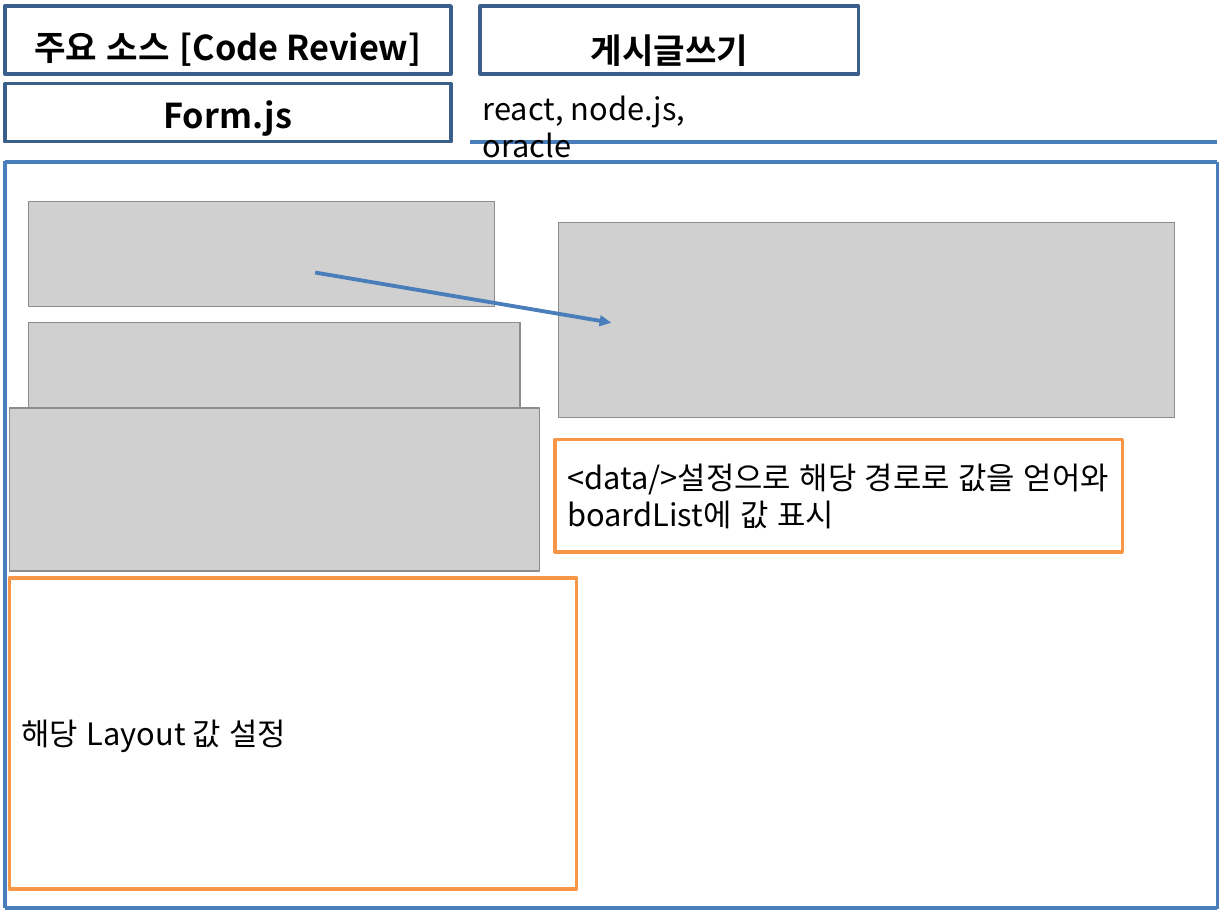
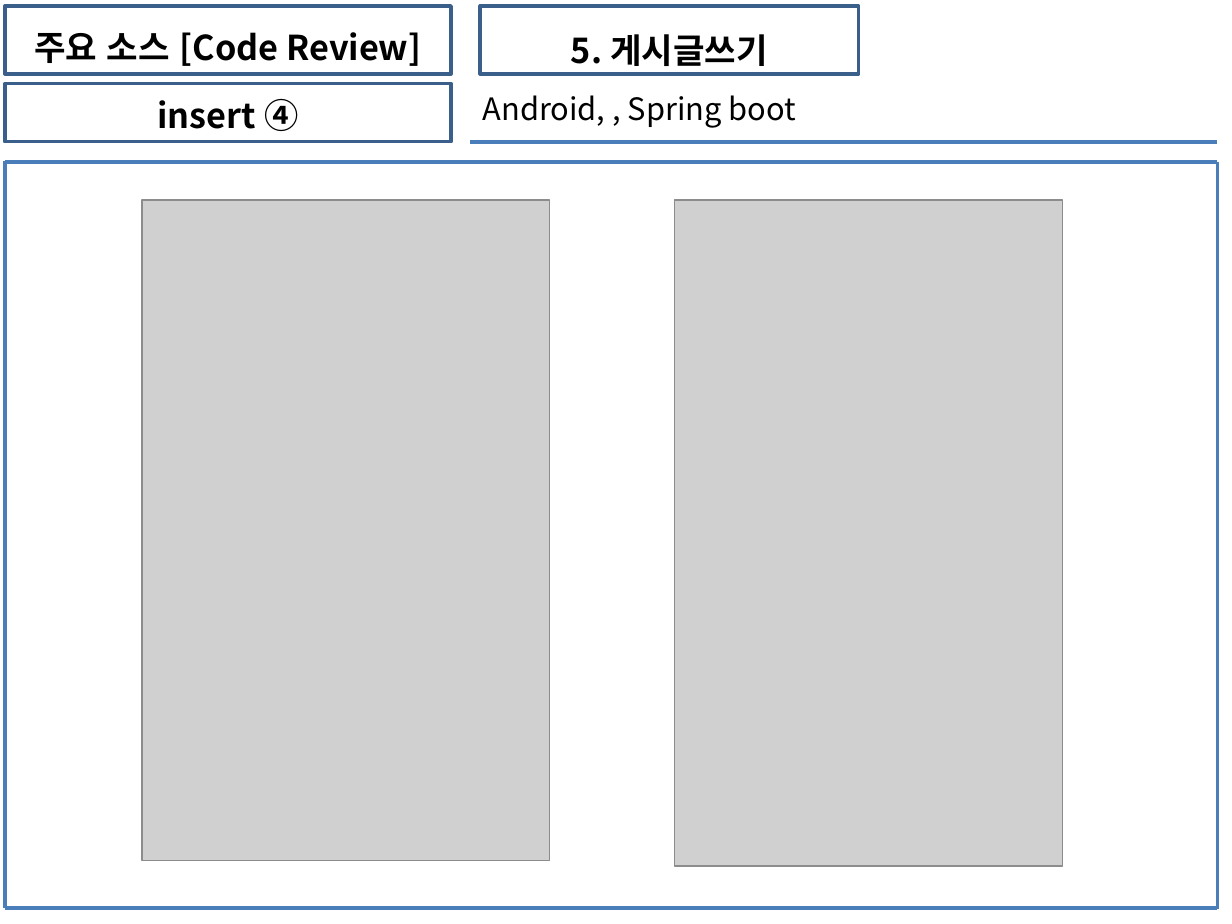
Before and after one commit to soh0256/5team, a slide deck: slide 9 of 개발 5팀 7차 미니 프로젝트 산출물 제출/3) KOSMO_77기_개발 5팀_Unit_Test_보고서.pptx (slide 2 before the commit). Drawn at 1232x924 pixels with LibreOffice and Linux fonts; fonts in the diff are those of the drawing; grey boxes stand for pictures. Boxes give left, top, right and bottom in pixels: in the first picture for what was removed or moved away, otherwise in the second. Text is boxed around its words. In the diff, an @@ line names an element or a change of style, - is before the commit and + after.

```diff
--- a/개발 5팀 7차 미니 프로젝트 산출물 제출/3) KOSMO_77기_개발 5팀_Unit_Test_보고서.pptx
+++ b/개발 5팀 7차 미니 프로젝트 산출물 제출/3) KOSMO_77기_개발 5팀_Unit_Test_보고서.pptx
@@ text in rectangle at (x1=571, y1=34, x2=768, y2=73): text changed @@
-게시글쓰기
+5. 게시글쓰기
@@ text in rectangle at (x1=158, y1=99, x2=298, y2=131): text changed @@
-Form.js
+insert ④
@@ text at (x1=483, y1=95, x2=796, y2=128): text changed @@
-react, node.js, oracle
+Android, , Spring boot
@@ picture removed at (x1=28, y1=201, x2=494, y2=306) @@
@@ picture added at (x1=142, y1=200, x2=549, y2=860) @@
@@ picture added at (x1=674, y1=200, x2=1062, y2=866) @@
@@ picture removed at (x1=558, y1=222, x2=1174, y2=416) @@
@@ arrow removed from (315, 272) to (611, 323) @@
@@ picture removed at (x1=28, y1=323, x2=520, y2=430) @@
@@ picture removed at (x1=10, y1=408, x2=540, y2=570) @@
@@ rectangle removed at (x1=556, y1=440, x2=1122, y2=552) @@
-<data/>설정으로 해당 경로로 값을 얻어와 boardList에 값 표시
@@ rectangle removed at (x1=10, y1=578, x2=577, y2=890) @@
-해당 Layout 값 설정
```
Also in this commit, not shown: 3 other slides changed, 10 slides added, 1 slide removed.
